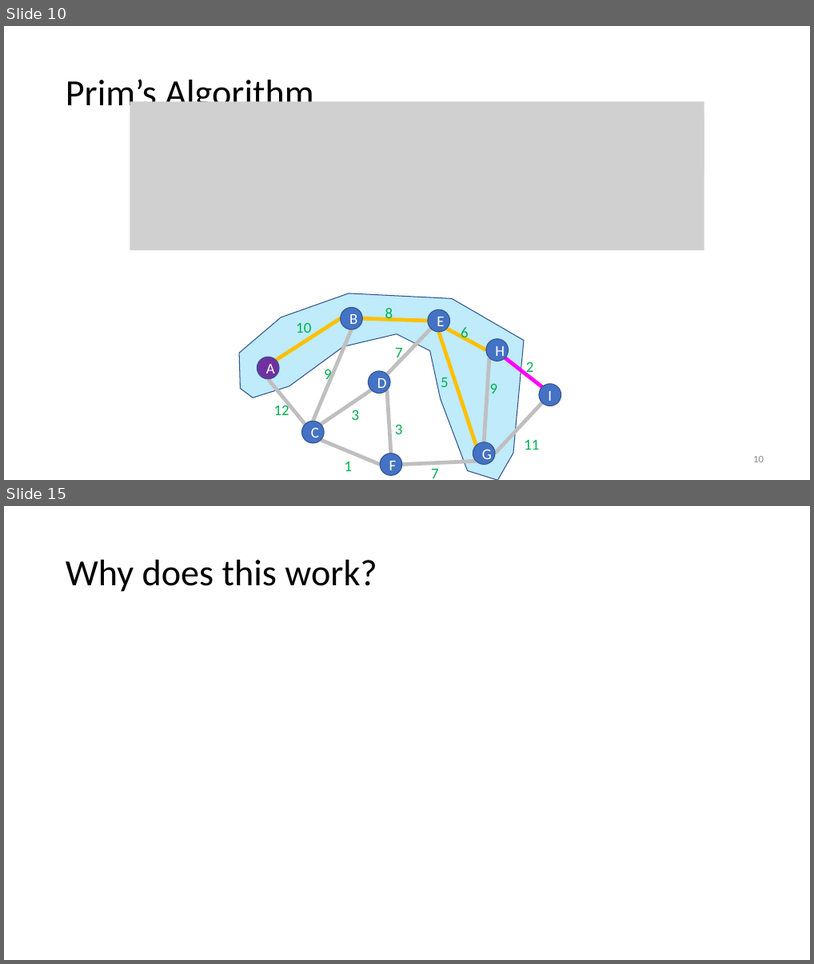
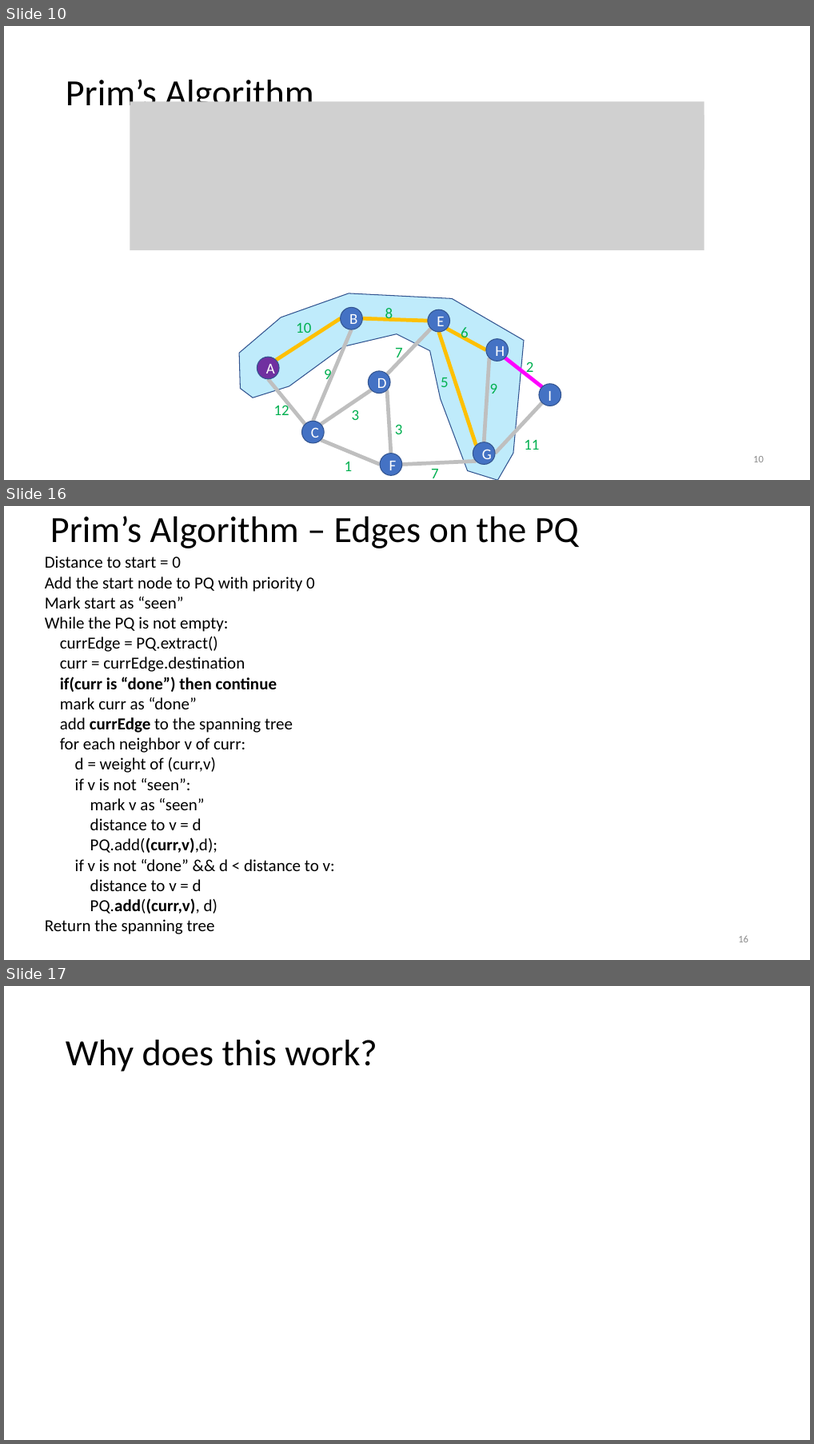
Before and after one commit to natebrunelle/cse332, a slide deck: markdown/files/slides/lecture23_mst.pptx. Shown one above the other, each under a label of ours: slides 10 and 15 before the commit, slides 10, 16 and 17 after it; the slides between them are not shown. The pictures are 814x964 and 814x1444 pixels, drawn with LibreOffice and Linux fonts; fonts in the diff are those of the drawing; grey boxes stand for pictures. Boxes give left, top, right and bottom in pixels: in the first picture for what was removed or moved away, otherwise in the second. Text is boxed around its words. In the diff, an @@ line names an element or a change of style, - is before the commit and + after.

```diff
--- a/markdown/files/slides/lecture23_mst.pptx
+++ b/markdown/files/slides/lecture23_mst.pptx
@@ slide 16 added at (x1=4, y1=506, x2=810, y2=960), background #FFFFFF @@
@@ title added at (x1=50, y1=516, x2=579, y2=548), 44 pt, text #000000 @@
+Prim’s Algorithm – Edges on the PQ
@@ text added at (x1=45, y1=556, x2=335, y2=934), 20 pt, text #000000 @@
+Distance to start = 0
+Add the start node to PQ with priority 0
+Mark start as “seen”
+While the PQ is not empty:
+currEdge = PQ.extract()
+curr = currEdge.destination
+if(curr is “done”) then continue
+mark curr as “done”
+add currEdge to the spanning tree
+for each neighbor v of curr:
+d = weight of (curr,v)
+if v is not “seen”:
+mark v as “seen”
+distance to v = d
+PQ.add((curr,v),d);
+if v is not “done” && d < distance to v:
+distance to v = d
+PQ.add((curr,v), d)
+Return the spanning tree
@@ page number added at (x1=738, y1=935, x2=749, y2=942), 12 pt, text #8C8C8C @@
+16
@@ what was slide 15 is now slide 17 @@
```
Also in this commit, not shown: 2 slides changed, 3 other slides added, 2 slides removed, 4 other files.
